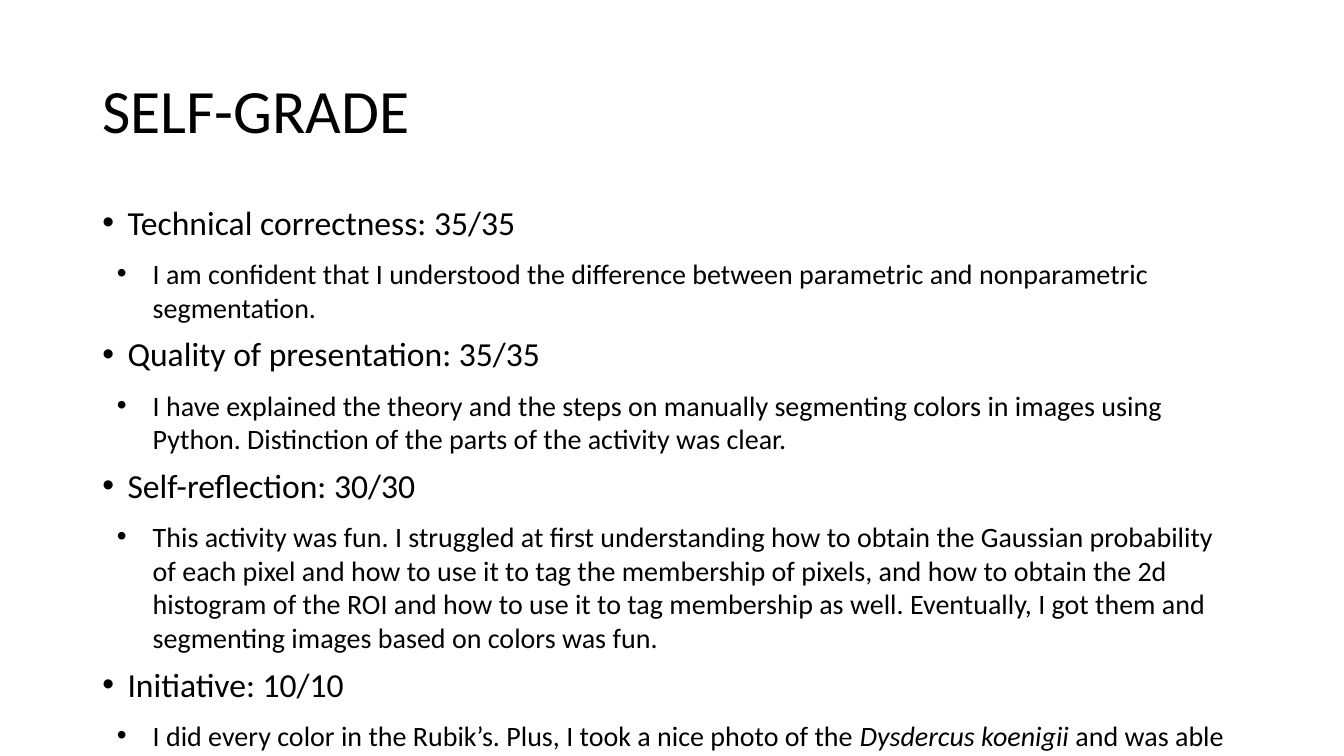
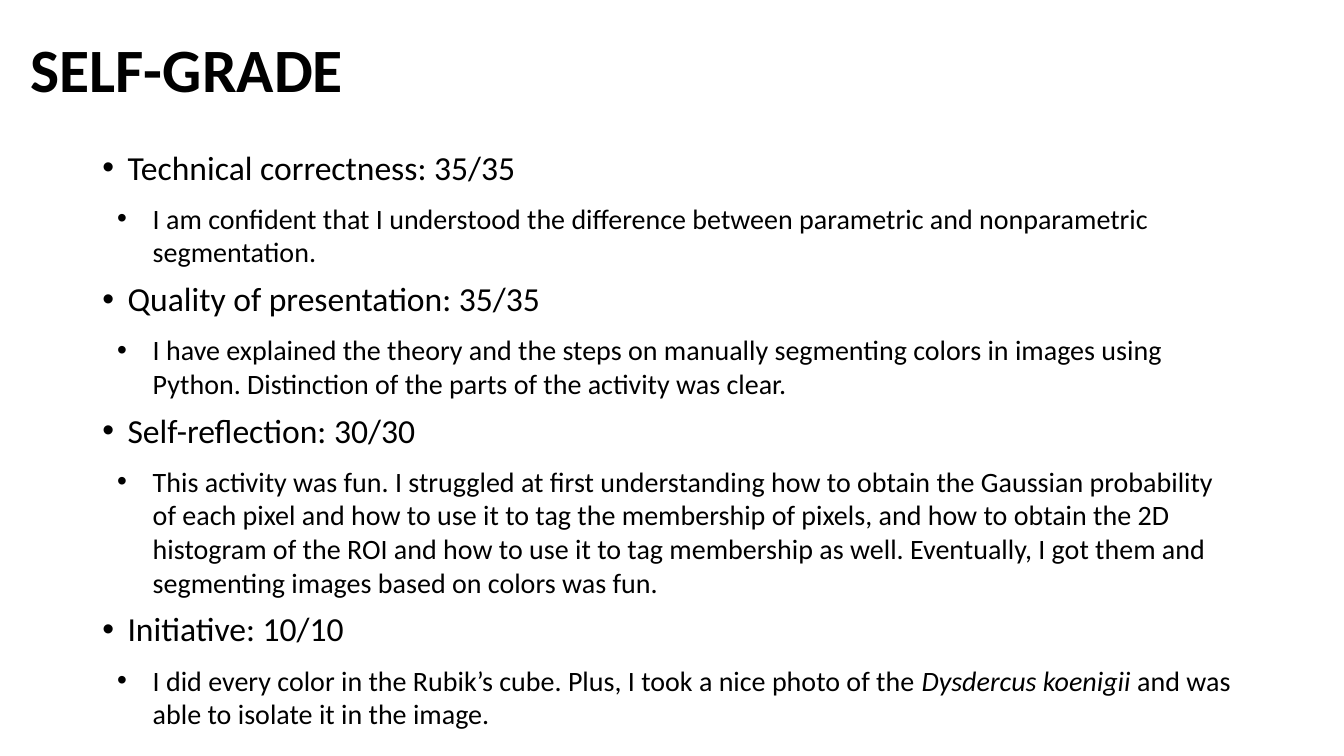
Before and after one commit to genvert/AP_157_FX-2_Vertudez, a slide deck: slide 17 of Activity 5/Vertudez_Activity_5_Report.pptx (slide 12 before the commit). Drawn at 1344x756 pixels with LibreOffice and Linux fonts; fonts in the diff are those of the drawing. Boxes give left, top, right and bottom in pixels: in the first picture for what was removed or moved away, otherwise in the second. Text is boxed around its words. In the diff, an @@ line names an element or a change of style, - is before the commit and + after.

Commit message:
ppts

```diff
--- a/Activity 5/Vertudez_Activity_5_Report.pptx
+++ b/Activity 5/Vertudez_Activity_5_Report.pptx
@@ title "SELF-GRADE": place and size @@
-title "SELF-GRADE" at box(102, 93, 409, 134)
+title "SELF-GRADE" at box(31, 51, 343, 93)
@@ title "SELF-GRADE" at box(31, 51, 343, 93): bold on @@
@@ text "Technical correctness: 35/35": place and size @@
-text "Technical correctness: 35/35" at box(128, 211, 1223, 751)
+text "Technical correctness: 35/35" at box(128, 156, 1230, 729)
@@ text at box(153, 472, 1213, 598): text changed @@
-  • This activity was fun. I struggled at first understanding how to obtain the Gaussian probability of each pixel and how to use it to tag the membership of pixels, and how to obtain the 2d histogram of the ROI and how to use it to tag membership as well. Eventually, I got them and segmenting images based on colors was fun.
+  • This activity was fun. I struggled at first understanding how to obtain the Gaussian probability of each pixel and how to use it to tag the membership of pixels, and how to obtain the 2D histogram of the ROI and how to use it to tag membership as well. Eventually, I got them and segmenting images based on colors was fun.
@@ text at box(153, 671, 1230, 729): text changed @@
-  • I did every color in the Rubik’s. Plus, I took a nice photo of the Dysdercus koenigii and was able to isolate it in the image.
+  • I did every color in the Rubik’s cube. Plus, I took a nice photo of the Dysdercus koenigii and was able to isolate it in the image.
```
Also in this commit, not shown: 10 other slides changed, 6 slides added, 2 other files.
